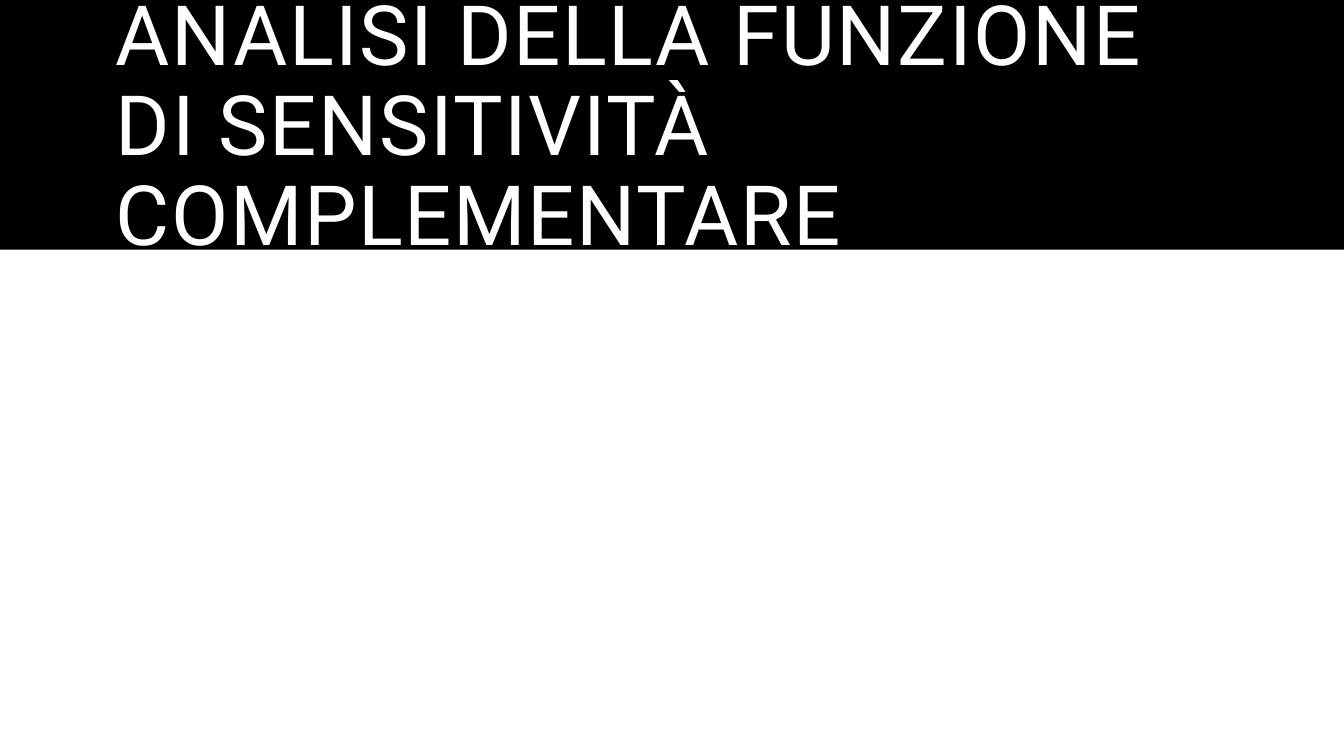
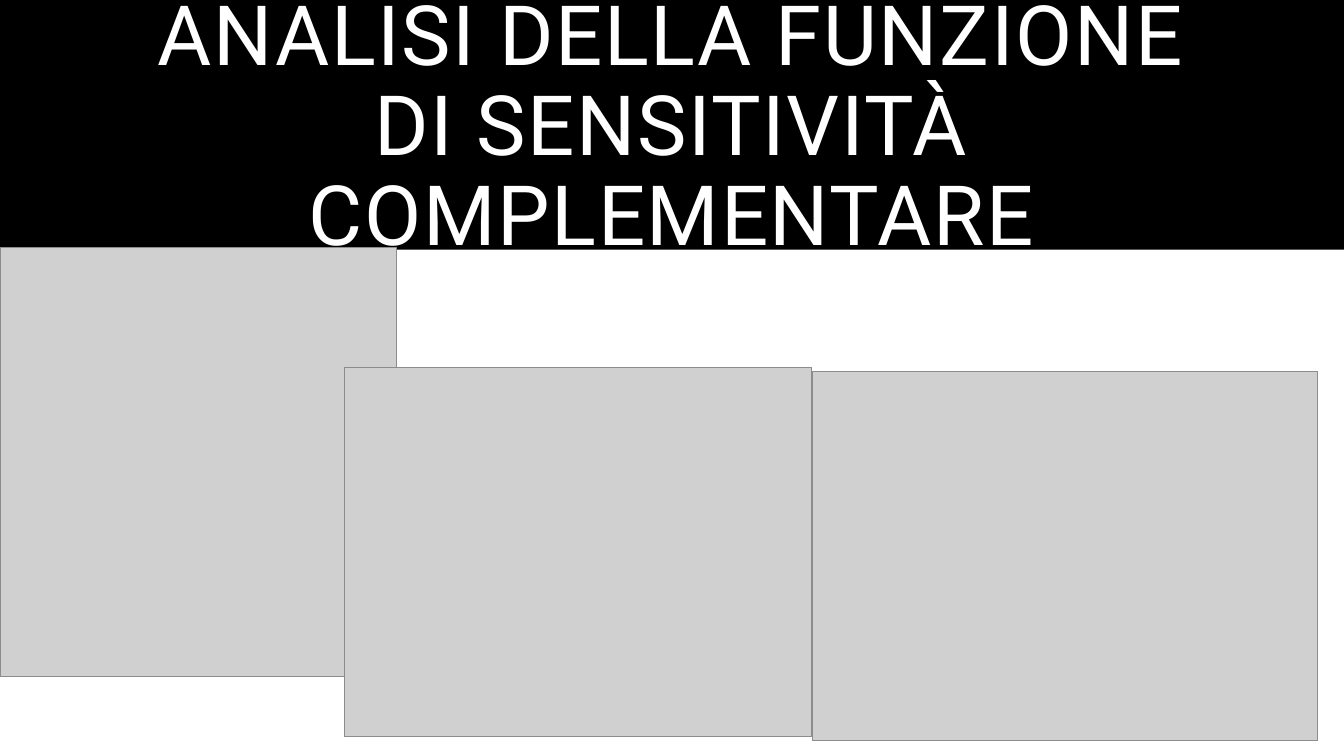
Before and after one commit to AltFed/ARL, a slide deck: slide 8 of CA.pptx (slide 11 before the commit). Drawn at 1344x756 pixels with LibreOffice and Linux fonts; fonts in the diff are those of the drawing; grey boxes stand for pictures. Boxes give left, top, right and bottom in pixels: in the first picture for what was removed or moved away, otherwise in the second. Text is boxed around its words. In the diff, an @@ line names an element or a change of style, - is before the commit and + after.

```diff
--- a/CA.pptx
+++ b/CA.pptx
@@ title "ANALISI DELLA FUNZIONE DI SENSITIVITÀ ..." at [158, 5, 1183, 265]: alignment left to centre @@
@@ picture added at [0, 247, 396, 677] @@
@@ picture added at [344, 367, 811, 737] @@
@@ picture added at [813, 372, 1318, 741] @@
```
Also in this commit, not shown: 8 other slides changed, 1 slide added, 4 slides removed, 2 other files.
